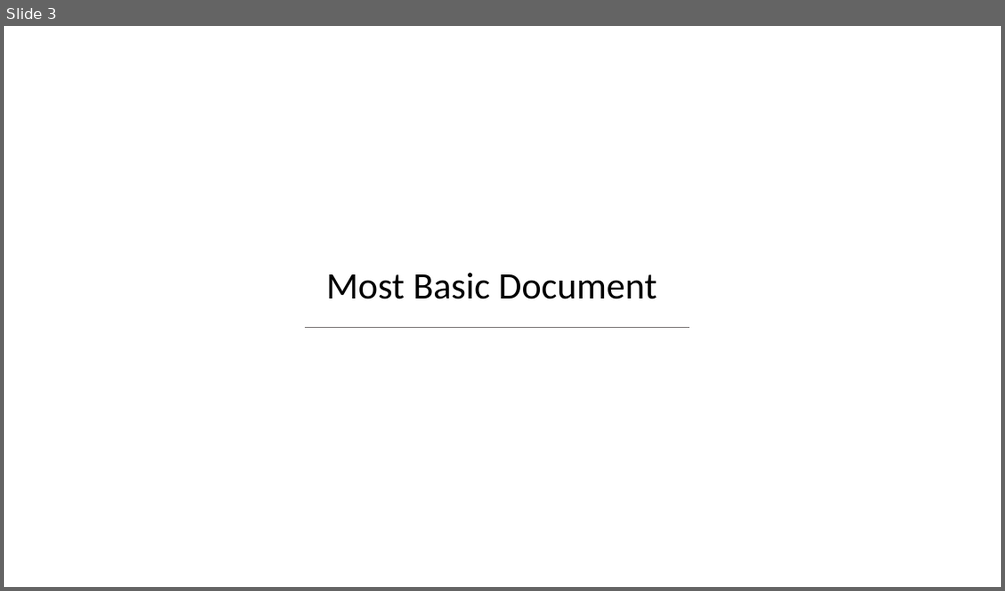
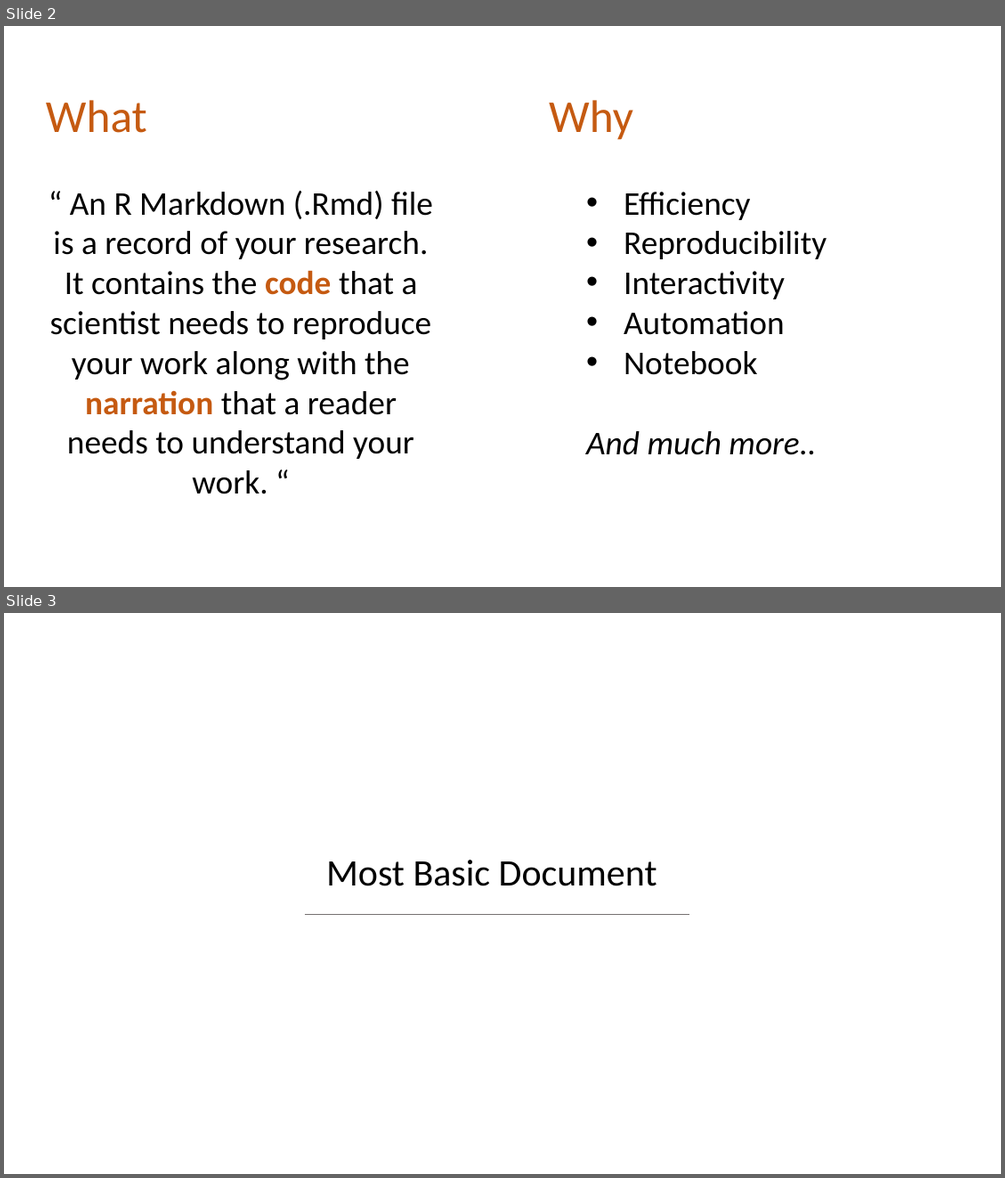
Before and after one commit to holtzy/Talk, a slide deck: 2018/Introduction_to_Rmarkdown.pptx. Shown one above the other, each under a label of ours: slide 3 before the commit, slides 2 and 3 after it. The pictures are 1005x591 and 1005x1178 pixels, drawn with LibreOffice and Linux fonts; fonts in the diff are those of the drawing; background and template pictures are left out. Boxes give left, top, right and bottom in pixels: in the first picture for what was removed or moved away, otherwise in the second. Text is boxed around its words. In the diff, an @@ line names an element or a change of style, - is before the commit and + after.

```diff
--- a/2018/Introduction_to_Rmarkdown.pptx
+++ b/2018/Introduction_to_Rmarkdown.pptx
@@ slide 2 added at (4,26,1001,587), background #FFFFFF @@
@@ text added at (46,100,433,494), 32 pt, text #000000 @@
+What
+“ An R Markdown (.Rmd) file is a record of your research. It contains the code that a scientist needs to reproduce your work along with the narration that a reader needs to understand your work. “
@@ text added at (549,100,826,455), 32 pt, text #000000 @@
+Why
+  • Efficiency
+  • Reproducibility
+  • Interactivity
+  • Automation
+  • Notebook
+  And much more..
```
Also in this commit, not shown: 5 slides changed, 4 other slides added, 1 slide removed.
